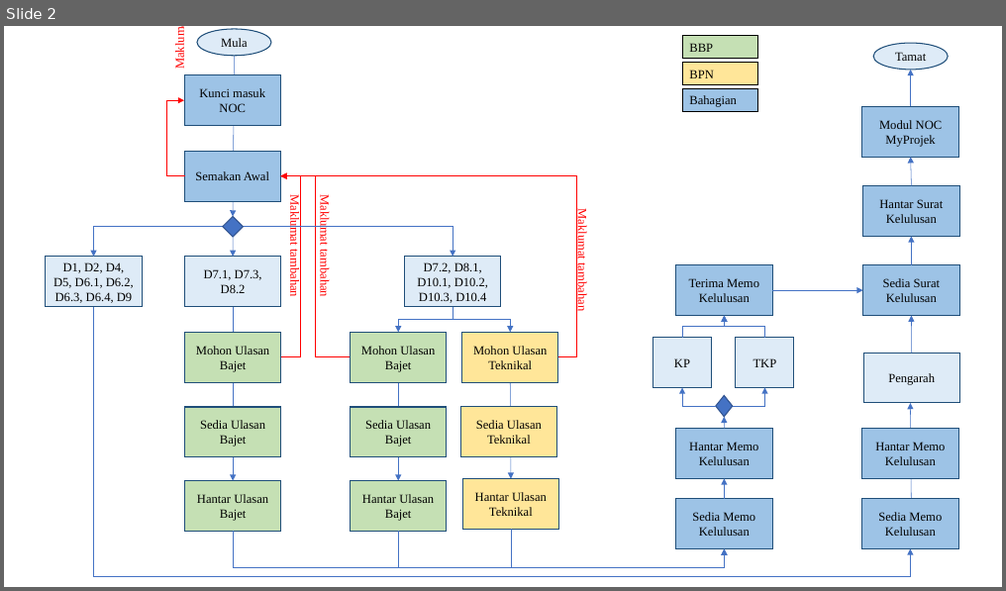
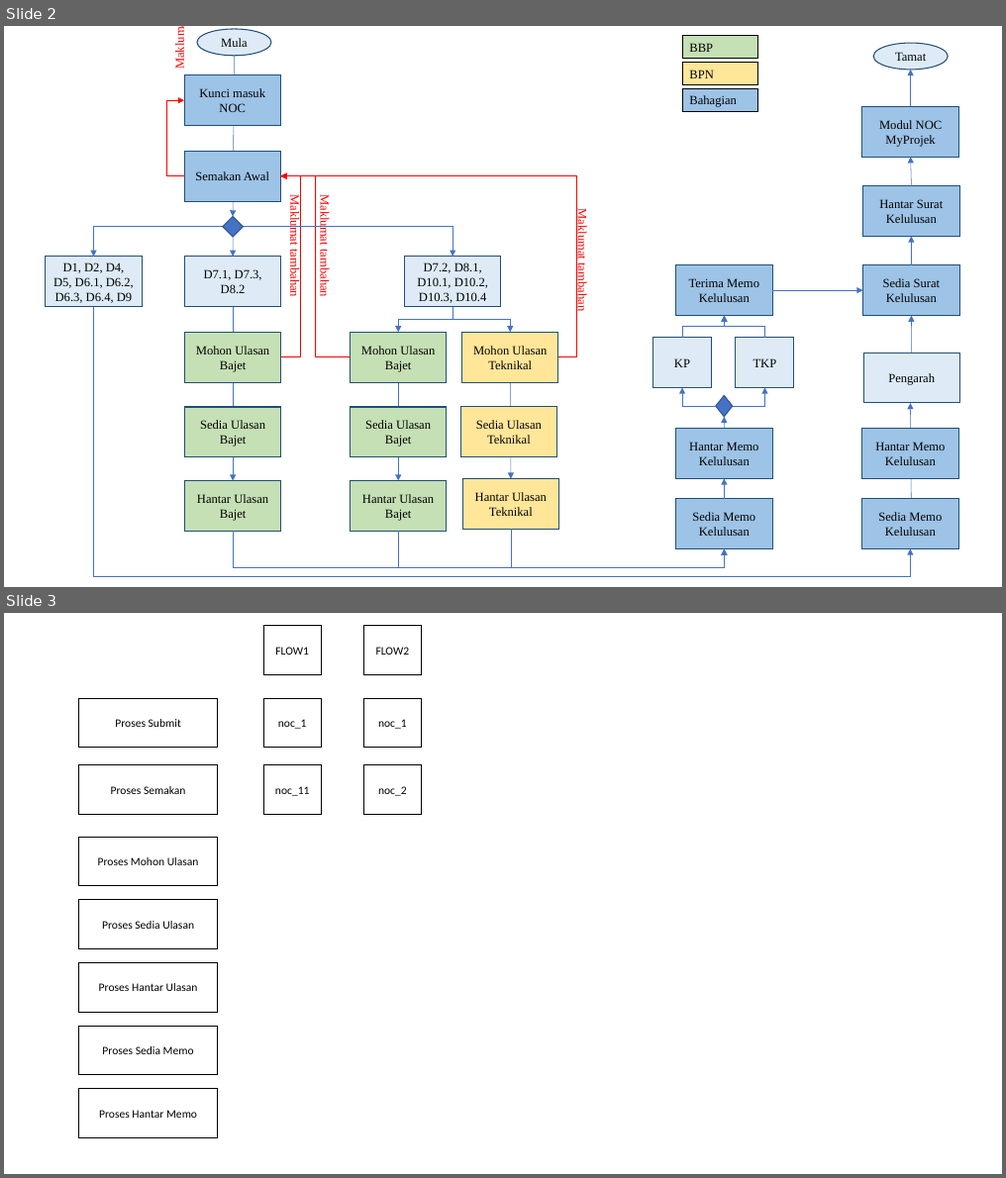
Before and after one commit to safie/noc1, a slide deck: notes/UI_sistem.pptx. Shown one above the other, each under a label of ours: slide 2 before the commit, slides 2 and 3 after it. The pictures are 1006x591 and 1006x1178 pixels, drawn with LibreOffice and Linux fonts; fonts in the diff are those of the drawing. Boxes give left, top, right and bottom in pixels: in the first picture for what was removed or moved away, otherwise in the second. Text is boxed around its words. In the diff, an @@ line names an element or a change of style, - is before the commit and + after.

Commit message:
flow1 - Setel

```diff
--- a/notes/UI_sistem.pptx
+++ b/notes/UI_sistem.pptx
@@ slide 3 added at [4, 613, 1002, 1174], background #FFFFFF @@
@@ rectangle added at [263, 626, 322, 675], fill #FFFFFF, outline #000000 1 pt, 11 pt, text #000000 @@
+FLOW1
@@ rectangle added at [364, 626, 422, 675], fill #FFFFFF, outline #000000 1 pt, 11 pt, text #000000 @@
+FLOW2
@@ rectangle added at [79, 698, 218, 748], fill #FFFFFF, outline #000000 1 pt, 11 pt, text #000000 @@
+Proses Submit
@@ rectangle added at [263, 698, 322, 748], fill #FFFFFF, outline #000000 1 pt, 11 pt, text #000000 @@
+noc_1
@@ rectangle added at [364, 698, 422, 748], fill #FFFFFF, outline #000000 1 pt, 11 pt, text #000000 @@
+noc_1
@@ rectangle added at [79, 765, 218, 815], fill #FFFFFF, outline #000000 1 pt, 11 pt, text #000000 @@
+Proses Semakan
@@ rectangle added at [263, 765, 322, 815], fill #FFFFFF, outline #000000 1 pt, 11 pt, text #000000 @@
+noc_11
@@ rectangle added at [364, 765, 422, 815], fill #FFFFFF, outline #000000 1 pt, 11 pt, text #000000 @@
+noc_2
@@ rectangle added at [79, 837, 218, 886], fill #FFFFFF, outline #000000 1 pt, 11 pt, text #000000 @@
+Proses Mohon Ulasan
@@ rectangle added at [79, 900, 218, 950], fill #FFFFFF, outline #000000 1 pt, 11 pt, text #000000 @@
+Proses Sedia Ulasan
@@ rectangle added at [79, 963, 218, 1013], fill #FFFFFF, outline #000000 1 pt, 11 pt, text #000000 @@
+Proses Hantar Ulasan
@@ rectangle added at [79, 1026, 218, 1075], fill #FFFFFF, outline #000000 1 pt, 11 pt, text #000000 @@
+Proses Sedia Memo
@@ rectangle added at [79, 1089, 218, 1139], fill #FFFFFF, outline #000000 1 pt, 11 pt, text #000000 @@
+Proses Hantar Memo
```
Also in this commit, not shown: 15 other files.
